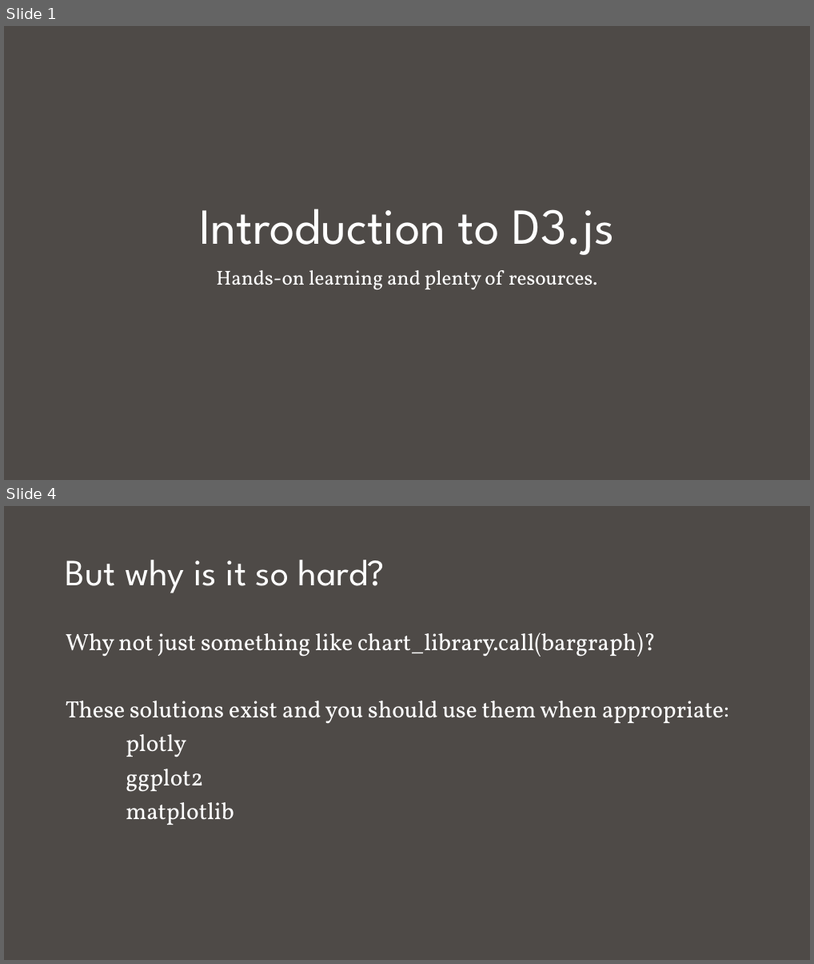
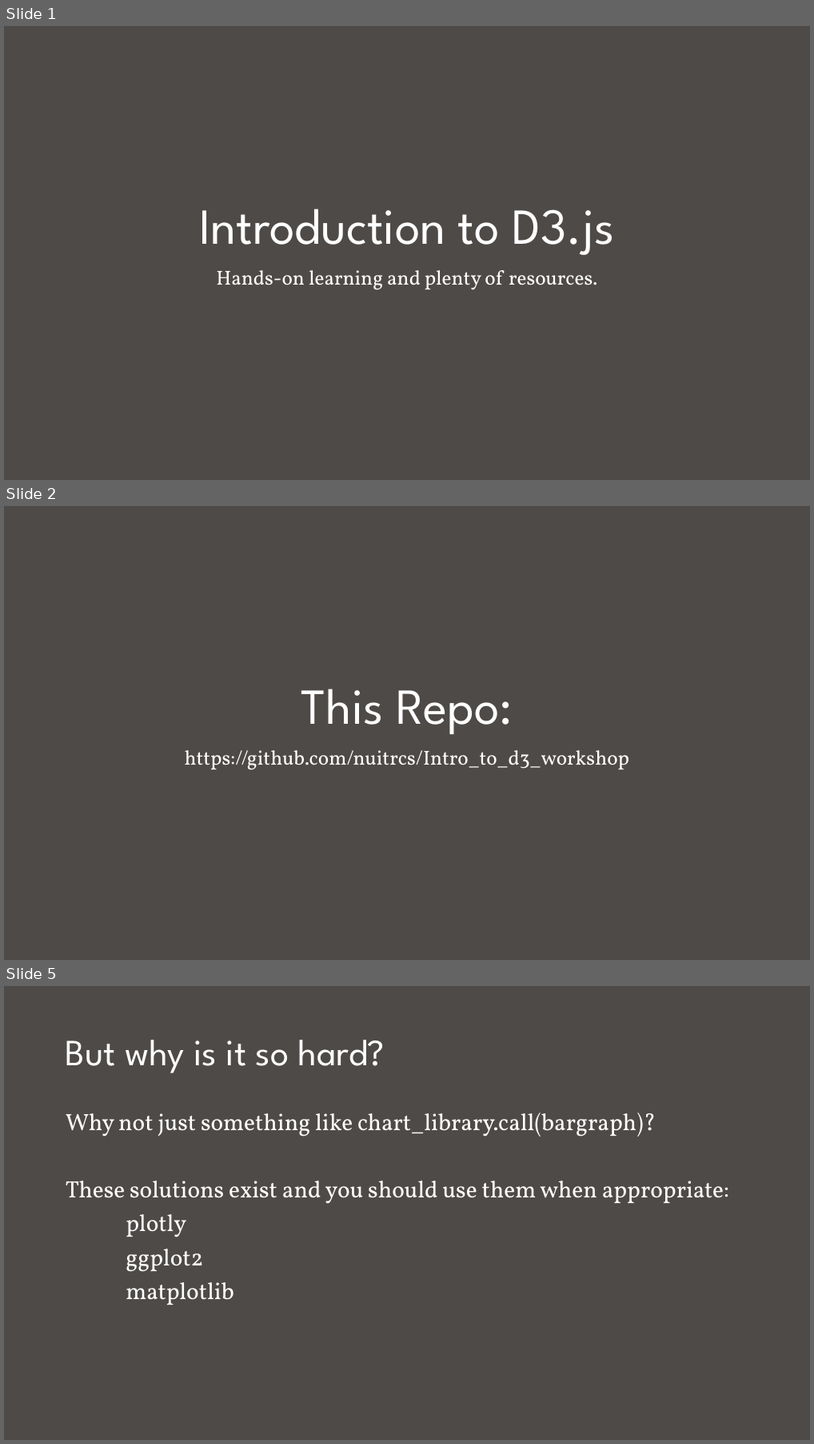
Before and after one commit to nuitrcs/Intro_to_d3_workshop, a slide deck: Introduction to D3.pptx. Shown one above the other, each under a label of ours: slides 1 and 4 before the commit, slides 1, 2 and 5 after it; the slides between them are not shown. The pictures are 814x964 and 814x1444 pixels, drawn with LibreOffice and Linux fonts; fonts in the diff are those of the drawing. Boxes give left, top, right and bottom in pixels: in the first picture for what was removed or moved away, otherwise in the second. Text is boxed around its words. In the diff, an @@ line names an element or a change of style, - is before the commit and + after.

```diff
--- a/Introduction to D3.pptx
+++ b/Introduction to D3.pptx
@@ slide 2 added at (4,506,810,960), background #4E4A47 @@
@@ title added at (302,688,513,734), 60 pt, text #FFFFFF @@
+This Repo:
@@ subtitle added at (185,750,630,770), 24 pt, text #FFFFFF @@
+https://github.com/nuitrcs/Intro_to_d3_workshop
@@ what was slide 4 is now slide 5 @@
```
Also in this commit, not shown: 2 slides changed, 2 other files.
